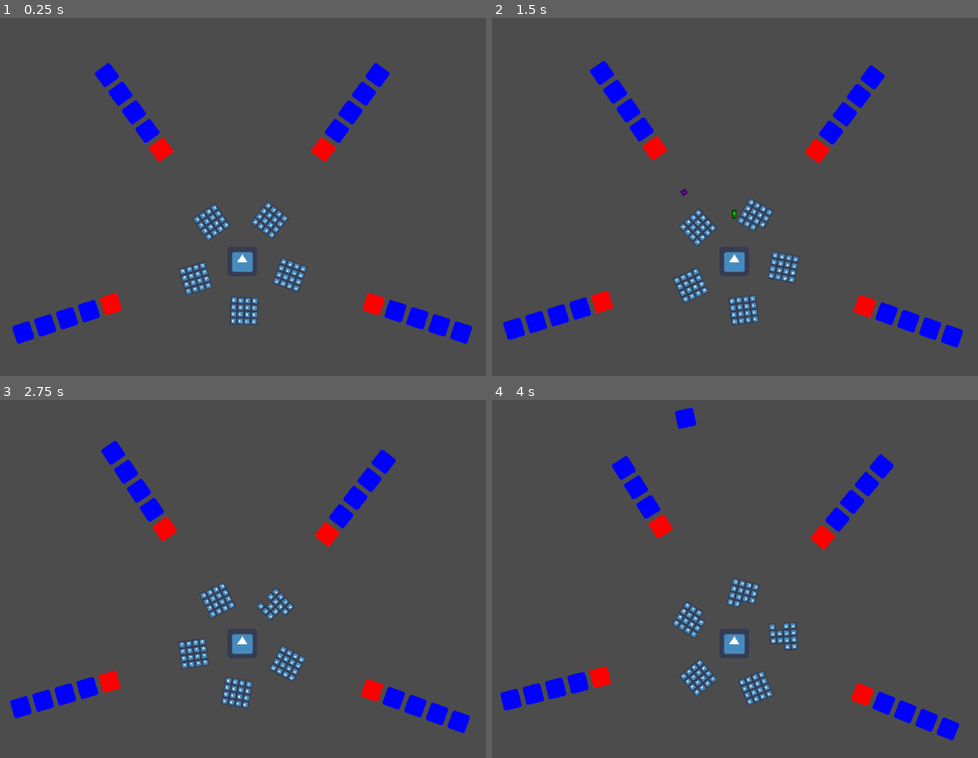
Above: before the commit, frames 1-4 (two rows, left to right).
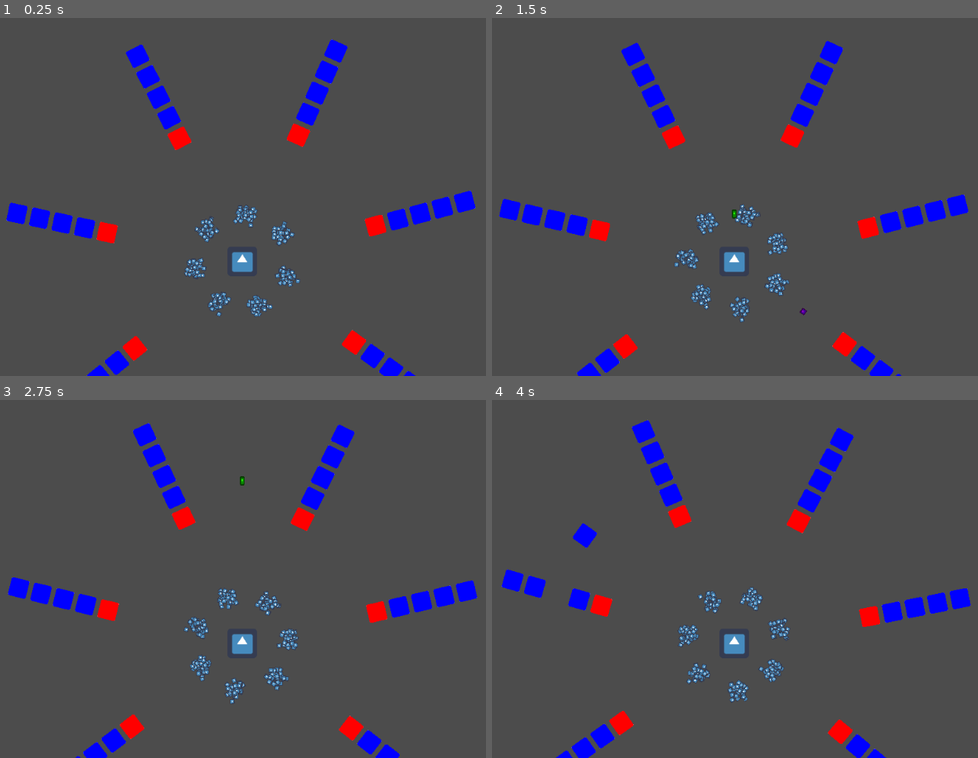
Above: after the commit, the same moments.

Repository: jlunesc/invaders
Game: Godot game, scene res://Scenes/Main.tscn
Same seed, same stepped clock (60 frames per second), same inputs: the game is played once before the commit and once after it. The engine's default icon, where the game draws it, is replaced by a stand-in: a white triangle on a blue panel in a dark square.
Inputs:
- Up to frame 1 (0.25 s): no input
- Up to frame 2 (1.5 s): tap Enter at 0.5 s; hold W (block_turn_right) 0.53-1.28 s; tap Space (shoot) at 0.6, 1.35 s; hold S (block_turn_left) from 1.28 s (still down)
- Up to frame 3 (2.75 s): release S (block_turn_left) at 2.03 s; hold W (block_turn_right) from 2.03 s (still down); tap Space (shoot) at 2.1 s
- Up to frame 4 (4 s): tap Space (shoot) at 2.85, 3.6 s; release W (block_turn_right) at 3.53 s; hold S (block_turn_left) from 3.53 s (still down)

The runs differ from the first frame. In frame 1, 11% of the frame differs, in the area x 1-98%, y 5-100%; in frame 2, 11%, in the area x 1-99%, y 6-100%; in frame 3, 11%; in frame 4, 11%.

Commit message:
Add random rotation of blocks and set invader and block number

Diff:
--- a/Scenes/Main.tscn
+++ b/Scenes/Main.tscn
@@ -7,7 +7,6 @@
 script = ExtResource( 4 )
 
 [node name="Player" parent="." instance=ExtResource( 1 )]
-position = Vector2( 250, 250 )
 
 [node name="InvaderContainer" type="Node" parent="."]
 
--- a/Scripts/DestructibleBlock.gd
+++ b/Scripts/DestructibleBlock.gd
@@ -5,11 +5,17 @@
 export var velocity = 0
 export var turning = 2.0
 
+var len_x = 6
+var len_y = 2
+var size_square = 5
+
+var rng = RandomNumberGenerator.new()
+
 func _ready():
 	$Node2D.position = Vector2(100,0)
 	for child in $Node2D.get_children():
 		child.add_to_group('DestructibleBlock')
-	_make_shields(4, 4, 15)
+	_make_shields(len_x, len_x, size_square)
 
 func _process(delta):
 	if Input.is_action_pressed("block_turn_left"):
@@ -18,10 +24,14 @@
 		rotation += turning * delta
 
 func _make_shields(len_x, len_y, size_square):
+	rng.randomize()
 	for i in range(len_x):
 		for j in range(len_y):
 			var b_unit = units.instance()
 			$Node2D.add_child(b_unit)
 			b_unit.add_to_group('DestructibleBlock')
-			b_unit.scale = Vector2(0.75, 0.75)
-			b_unit.position = -Vector2(i-len_x*0.5,j-len_y*0.5)*size_square
+			b_unit.scale = Vector2(0.5, 0.5)
+			var ran_x = rng.randfn(0, 1)
+			var ran_y = rng.randfn(0, 1)
+			b_unit.position = -Vector2(ran_x+i-len_x*0.5,ran_y+j-len_y*0.5)*size_square
+			b_unit.rotation_degrees = rng.randf_range(0, 360)
--- a/Scripts/Main.gd
+++ b/Scripts/Main.gd
@@ -26,8 +26,13 @@
 	_timer_ditch.start(5)
 	_timer_ditch.autostart = true
 
-	_add_invaders() 	# placement of the invaders
-	_add_blokcs()
+	var d = 300
+	var number_invaders = 7
+	var number_rows = 5
+	_add_invaders(d, number_invaders, number_rows) 	# placement of the invaders
+
+	var d1 = 100
+	_add_blokcs(d1, number_invaders)
 
 func _process(delta):
 	if _timer_shoot.get_time_left() < 1:
@@ -45,13 +50,9 @@
 			inv.set_owner($InvaderContainer.get_owner())
 			inv._shoot()
 			break
-	# _timer_shoot.start(rng.randf_range(3, 8))
-
 	time_now =  (OS.get_unix_time()-_reference_time) / 60.0
-
 	var b = pow(10, -0.5)
 	var factor = 1.0 / (1.0 + pow(time_now/b,3))
-
 	if factor > 0.4:
 		_normality(factor)
 	elif factor < 0.4:
@@ -69,10 +70,7 @@
 			break
 	_timer_ditch.start(rng.randf_range(6, 12))
 
-func _add_invaders():
-	var d = 300
-	var number_invaders = 5
-	var number_rows = 5
+func _add_invaders(d, number_invaders, number_rows):
 	for j in range(number_rows):
 		for i in range(number_invaders):
 			var invader = Invader.instance()
@@ -81,9 +79,7 @@
 			invader.get_node("Area2D/CollisionShape2D").position = Vector2(0, d + 50*j)
 			invader.get_node("Area2D").rotation_degrees += i*(360 / number_invaders)
 
-func _add_blokcs():
-	var d1 = 100
-	var number_blocks = 5
+func _add_blokcs(d1, number_blocks):
 	for i in range(number_blocks):
 		var block = DestructibleBlock.instance()
 		$BlockContainer.add_child(block)
--- a/Scripts/Player.gd
+++ b/Scripts/Player.gd
@@ -3,7 +3,7 @@
 export (PackedScene) var Bullet
 
 export var velocity = 0
-export var turning = 3.0
+export var turning = 2.0
 
 func _process(delta):
 	if Input.is_action_pressed("turn_left"):
